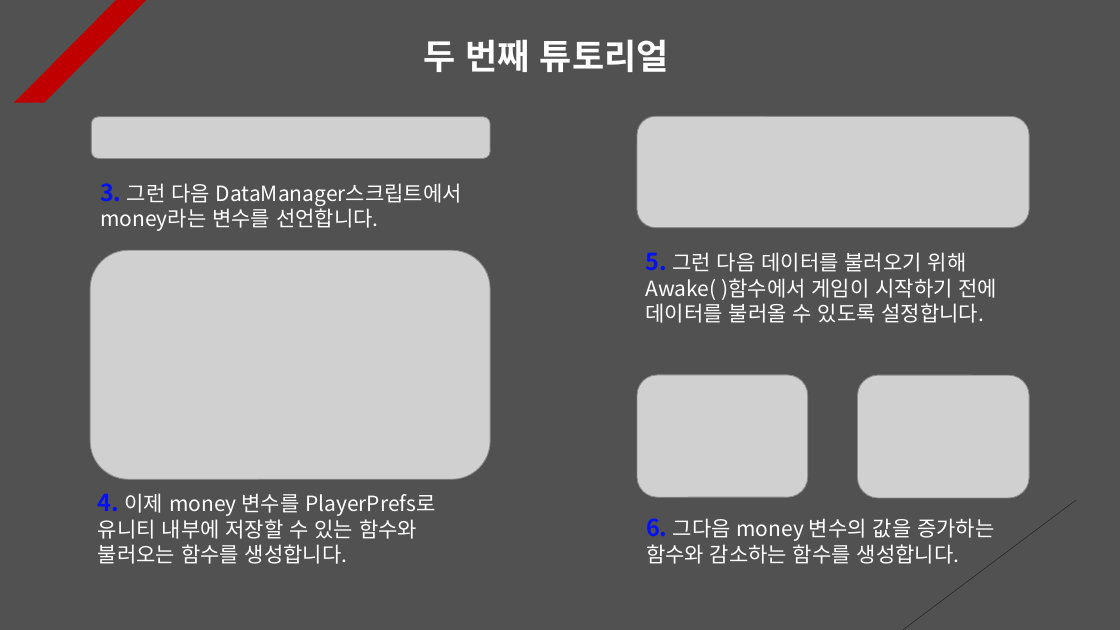
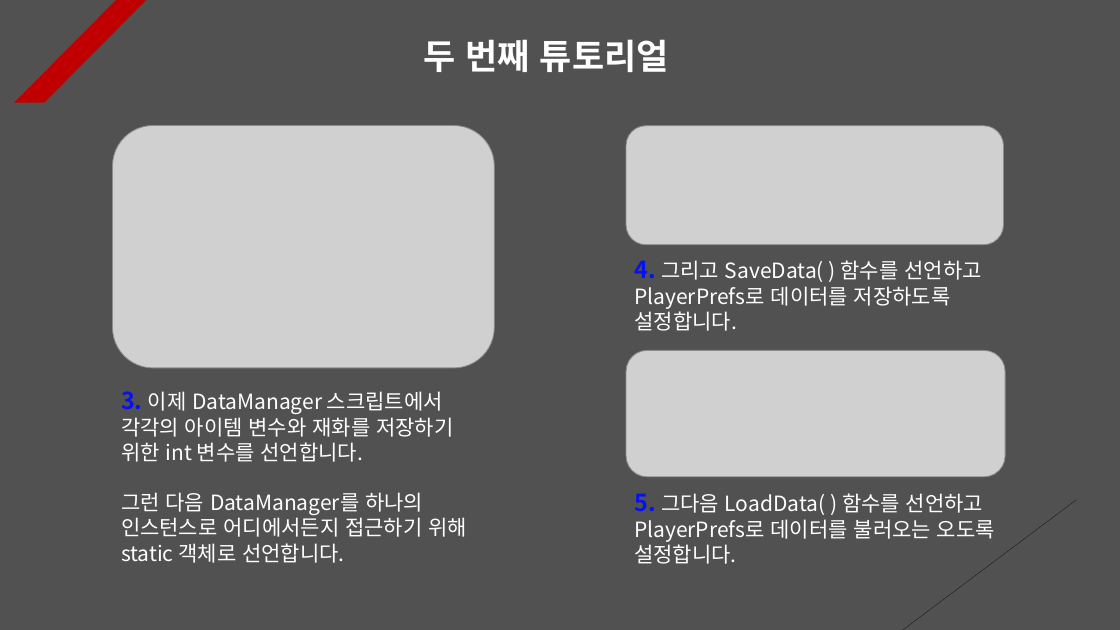
Before and after one commit to Unity2033/3D-UnityEngine, a slide deck: slide 2 of Assets/Class/Raycast/PPT Data/RayCast Example.pptx. Drawn at 1120x630 pixels with LibreOffice and Linux fonts; fonts in the diff are those of the drawing; grey boxes stand for pictures. Boxes give left, top, right and bottom in pixels: in the first picture for what was removed or moved away, otherwise in the second. Text is boxed around its words. In the diff, an @@ line names an element or a change of style, - is before the commit and + after.

```diff
--- a/Assets/Class/Raycast/PPT Data/RayCast Example.pptx
+++ b/Assets/Class/Raycast/PPT Data/RayCast Example.pptx
@@ picture removed at [92,117,491,159] @@
@@ picture added at [113,125,494,368] @@
@@ picture: place and size @@
-picture at [637,117,1029,228]
+picture at [626,126,1003,245]
@@ picture removed at [90,250,490,480] @@
@@ text at [634,260,981,331]: text changed @@
-5. 그런 다음 데이터를 불러오기 위해 Awake( )함수에서 게임이 시작하기 전에 데이터를 불러올 수 있도록 설정합니다.
+4. 그리고 SaveData( ) 함수를 선언하고 PlayerPrefs로 데이터를 저장하도록 설정합니다.
@@ picture added at [626,350,1005,476] @@
@@ picture removed at [637,375,807,497] @@
@@ picture removed at [858,376,1029,498] @@
@@ text at [121,391,467,563]: text changed @@
-3. 그런 다음 DataManager스크립트에서 money라는 변수를 선언합니다.
+3. 이제 DataManager 스크립트에서 각각의 아이템 변수와 재화를 저장하기 위한 int 변수를 선언합니다.
+그런 다음 DataManager를 하나의 인스턴스로 어디에서든지 접근하기 위해 static 객체로 선언합니다.
@@ text removed at [98,493,435,564] @@
-4. 이제 money 변수를 PlayerPrefs로 유니티 내부에 저장할 수 있는 함수와 불러오는 함수를 생성합니다.
@@ text at [634,493,995,564]: text changed @@
-6. 그다음 money 변수의 값을 증가하는 함수와 감소하는 함수를 생성합니다.
+5. 그다음 LoadData( ) 함수를 선언하고 PlayerPrefs로 데이터를 불러오는 오도록 설정합니다.
```
Also in this commit, not shown: 6 other slides changed, 2 slides added, 45 other files.
